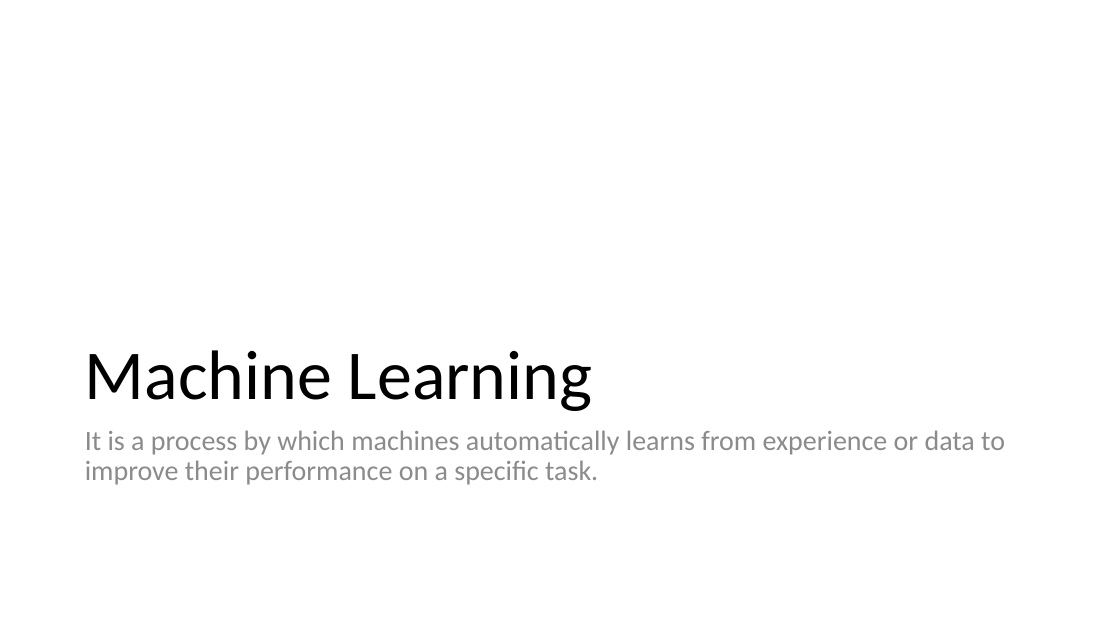
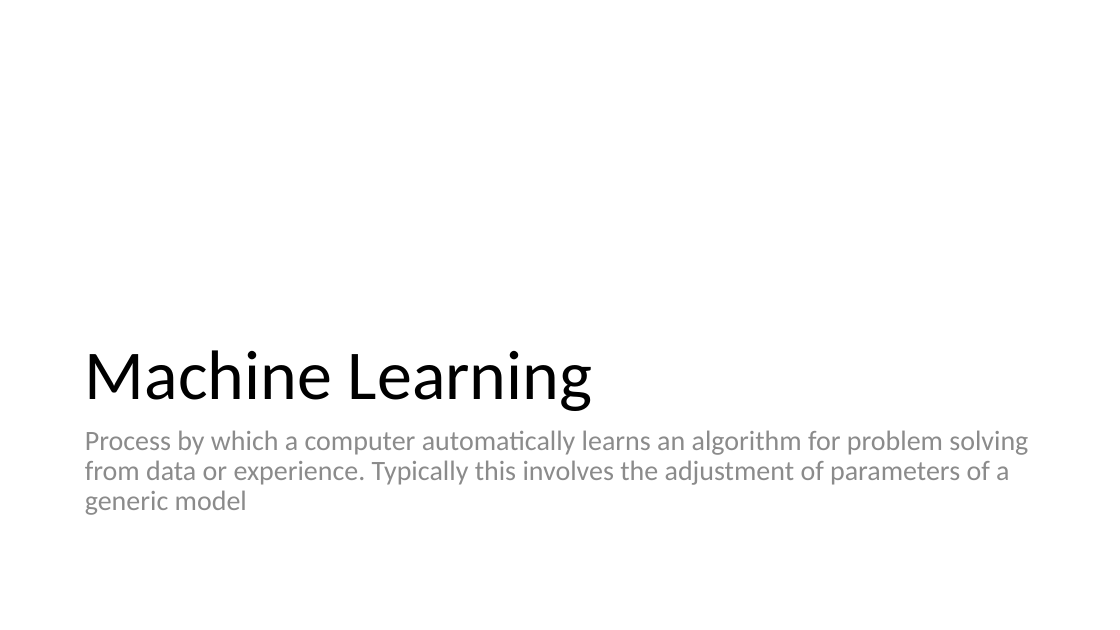
Before and after one commit to meenakshsundaram/AIML, a slide deck: slide 2 of DecisionTrees/DecisionTrees.pptx. Drawn at 1120x630 pixels with LibreOffice and Linux fonts; fonts in the diff are those of the drawing. Boxes give left, top, right and bottom in pixels: in the first picture for what was removed or moved away, otherwise in the second. Text is boxed around its words. In the diff, an @@ line names an element or a change of style, - is before the commit and + after.

Commit message:
Updated Supervised Learning, Discussed Miss-Classification Loss

```diff
--- a/DecisionTrees/DecisionTrees.pptx
+++ b/DecisionTrees/DecisionTrees.pptx
@@ text at (85, 430, 1028, 515): text changed @@
-It is a process by which machines automatically learns from experience or data to improve their performance on a specific task.
+Process by which a computer automatically learns an algorithm for problem solving from data or experience. Typically this involves the adjustment of parameters of a generic model
```
Also in this commit, not shown: 3 other slides changed, 3 slides added, 1 slide removed.
